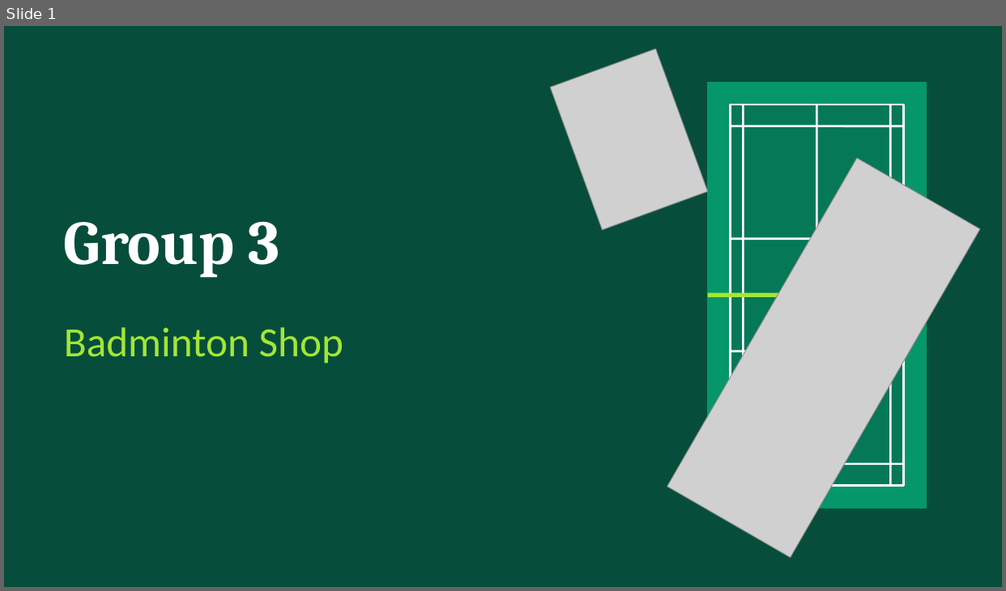
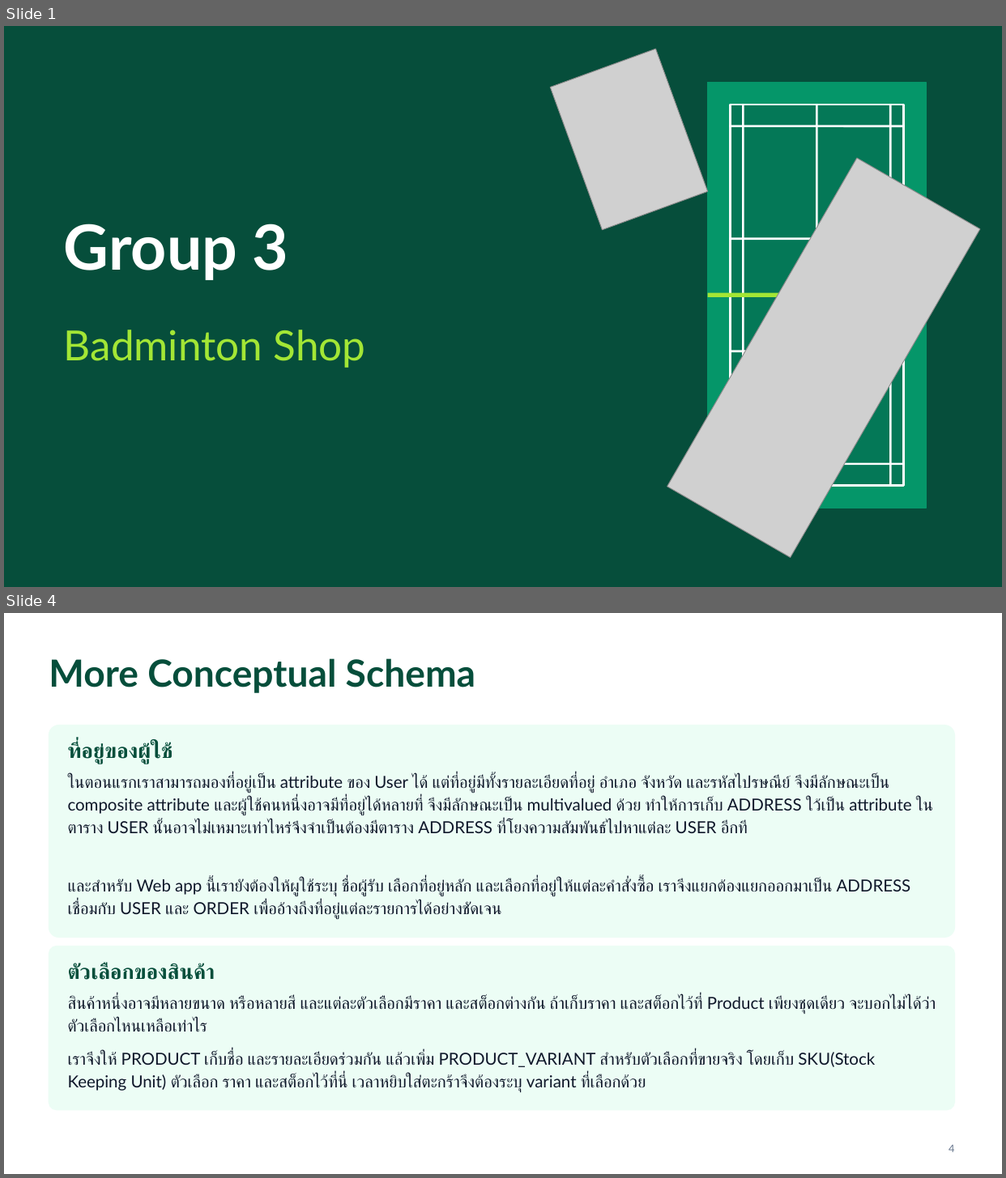
Before and after one commit to sriv95/261342-Database-Project, a slide deck: docs/smash-badminton-shop.pptx. Shown one above the other, each under a label of ours: slide 1 before the commit, slides 1 and 4 after it; the slides between them are not shown. The pictures are 1006x591 and 1006x1178 pixels, drawn with LibreOffice and Linux fonts; fonts in the diff are those of the drawing; grey boxes stand for pictures. Boxes give left, top, right and bottom in pixels: in the first picture for what was removed or moved away, otherwise in the second. Text is boxed around its words. In the diff, an @@ line names an element or a change of style, - is before the commit and + after.

Commit message:
Update presentation file for smash badminton shop

```diff
--- a/docs/smash-badminton-shop.pptx
+++ b/docs/smash-badminton-shop.pptx
@@ slide 4 added at <box>4,613,1002,1174</box>, background #FFFFFF @@
@@ text added at <box>49,658,475,693</box>, 36 pt, text #064E3B, bold @@
+More Conceptual Schema
@@ rounded rectangle added at <box>49,726,955,937</box>, fill #ECFDF5, outline #ECFDF5 1 pt @@
@@ text added at <box>68,743,172,764</box>, 20 pt, text #064E3B, bold @@
+ที่อยู่ของผู้ใช้
@@ text added at <box>68,775,911,834</box>, 16 pt, text #0F172A @@
+ในตอนแรกเราสามารถมองที่อยู่เป็น attribute ของ User ได้ แต่ที่อยู่มีทั้งรายละเอียดที่อยู่ อำเภอ จังหวัด และรหัสไปรษณีย์ จึงมีลักษณะเป็น composite attribute และผู้ใช้คนหนึ่งอาจมีที่อยู่ได้หลายที่ จึงมีลักษณะเป็น multivalued ด้วย ทำให้การเก็บ ADDRESS ใว้เป็น attribute ในตาราง USER นั้นอาจไม่เหมาะเท่าไหร่จึงจำเป็นต้องมีตาราง ADDRESS ที่โยงความสัมพันธ์ไปหาแต่ละ USER อีกที
@@ text added at <box>68,879,911,919</box>, 16 pt, text #0F172A @@
+และสำหรับ Web app นี้เรายังต้องให้ผูใช้ระบุ ชื่อผู้รับ เลือกที่อยู่หลัก และเลือกที่อยู่ให้แต่ละคำสั่งซื้อ เราจึงแยกต้องแยกออกมาเป็น ADDRESS เชื่อมกับ USER และ ORDER เพื่ออ้างถึงที่อยู่แต่ละรายการได้อย่างชัดเจน
@@ rounded rectangle added at <box>49,946,955,1110</box>, fill #ECFDF5, outline #ECFDF5 1 pt @@
@@ text added at <box>68,964,215,980</box>, 20 pt, text #064E3B, bold @@
+ตัวเลือกของสินค้า
@@ text added at <box>68,996,936,1033</box>, 16 pt, text #0F172A @@
+สินค้าหนึ่งอาจมีหลายขนาด หรือหลายสี และแต่ละตัวเลือกมีราคา และสต็อกต่างกัน ถ้าเก็บราคา และสต็อกไว้ที่ Product เพียงชุดเดียว จะบอกไม่ได้ว่าตัวเลือกไหนเหลือเท่าไร
@@ text added at <box>68,1052,875,1093</box>, 16 pt, text #0F172A @@
+เราจึงให้ PRODUCT เก็บชื่อ และรายละเอียดร่วมกัน แล้วเพิ่ม PRODUCT_VARIANT สำหรับตัวเลือกที่ขายจริง โดยเก็บ SKU(Stock Keeping Unit) ตัวเลือก ราคา และสต็อกไว้ที่นี่ เวลาหยิบใส่ตะกร้าจึงต้องระบุ variant ที่เลือกด้วย
@@ page number added at <box>948,1145,954,1152</box>, 10 pt, text #64748B @@
+4
@@ slide 1 changed as well @@
@@ text "Group 3" at <box>64,224,289,280</box>: font Cambria to Lato; line spacing 1 to 1.15 @@
@@ text "Badminton Shop" at <box>64,330,366,368</box>: font Calibri to Lato; line spacing 1 to 1.15 @@
```
Also in this commit, not shown: 11 other slides changed, 18 other slides added, 6 slides removed.
